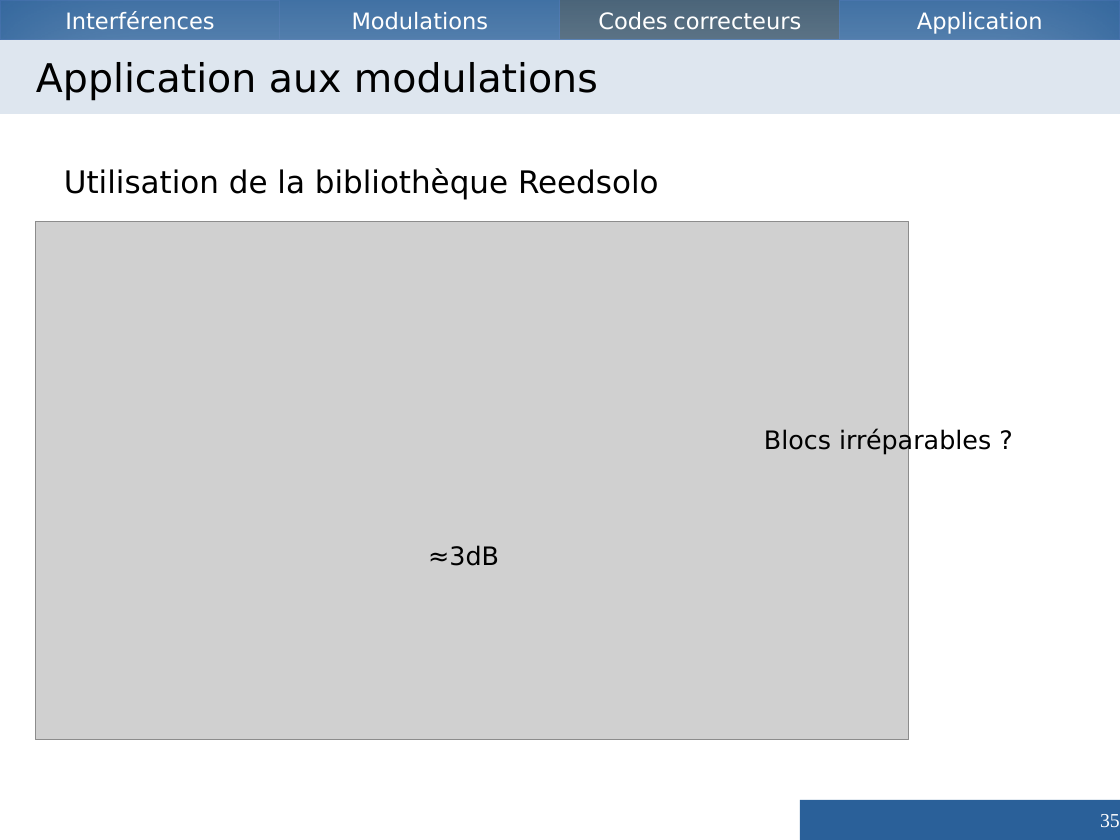
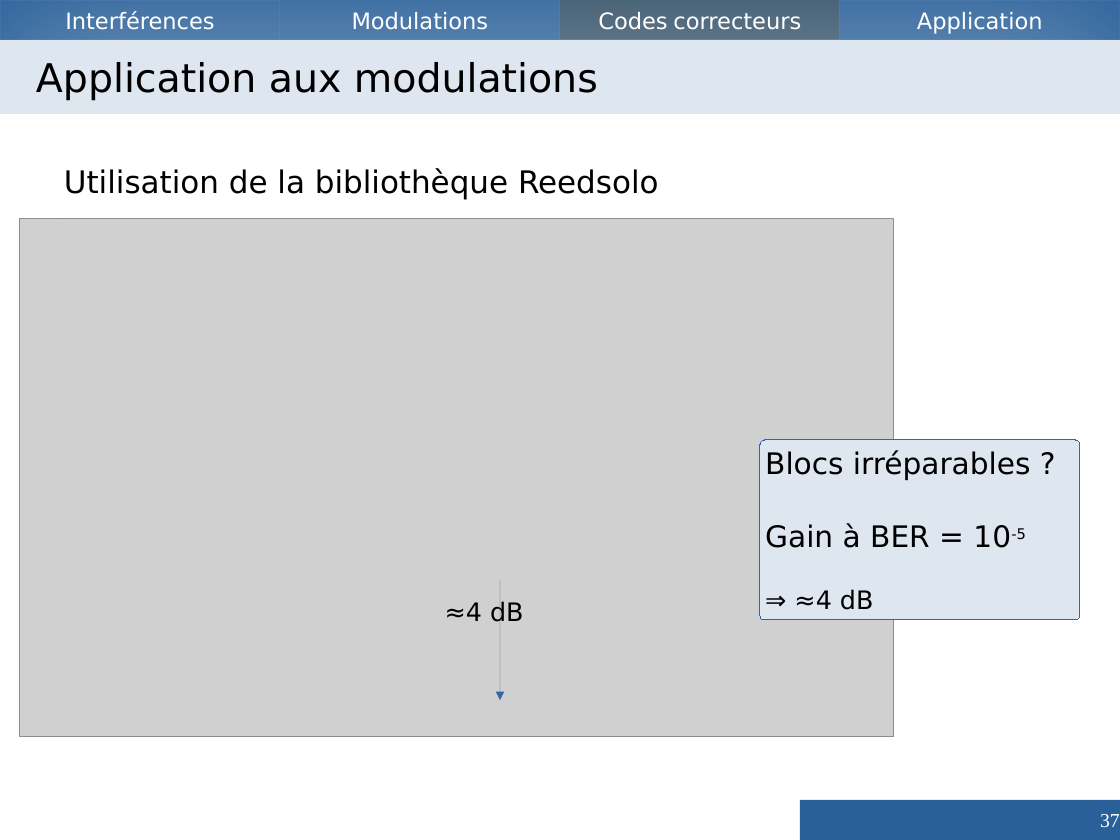
Before and after one commit to Vzrod/tipe, a slide deck: slide 37 of TIPE.odp (slide 35 before the commit). Drawn at 1120x840 pixels with LibreOffice and Linux fonts; fonts in the diff are those of the drawing; grey boxes stand for pictures. Boxes give left, top, right and bottom in pixels: in the first picture for what was removed or moved away, otherwise in the second. Text is boxed around its words. In the diff, an @@ line names an element or a change of style, - is before the commit and + after.

```diff
--- a/TIPE.odp
+++ b/TIPE.odp
@@ picture: place and size @@
-picture at (36, 222, 910, 740)
+picture at (20, 219, 894, 737)
@@ rounded rectangle added at (760, 440, 1080, 620), fill #DEE6EF, outline #3465A4 0 pt, 21 pt, text #000000 @@
+Blocs irréparables ?
+Gain à BER = 10-5
+⇒ ≈4 dB
@@ text removed at (764, 429, 991, 455) @@
-Blocs irréparables ?
@@ text removed at (428, 545, 499, 566) @@
-≈3dB
@@ arrow added from (500, 580) to (500, 700), #3465A4 0 pt @@
@@ text added at (445, 601, 524, 622), 18 pt, text #000000 @@
+≈4 dB
@@ page number at (1100, 814, 1120, 827): text changed @@
-35
+37
```
Also in this commit, not shown: 9 other slides changed, 7 slides added, 6 slides removed, 5 other files.
